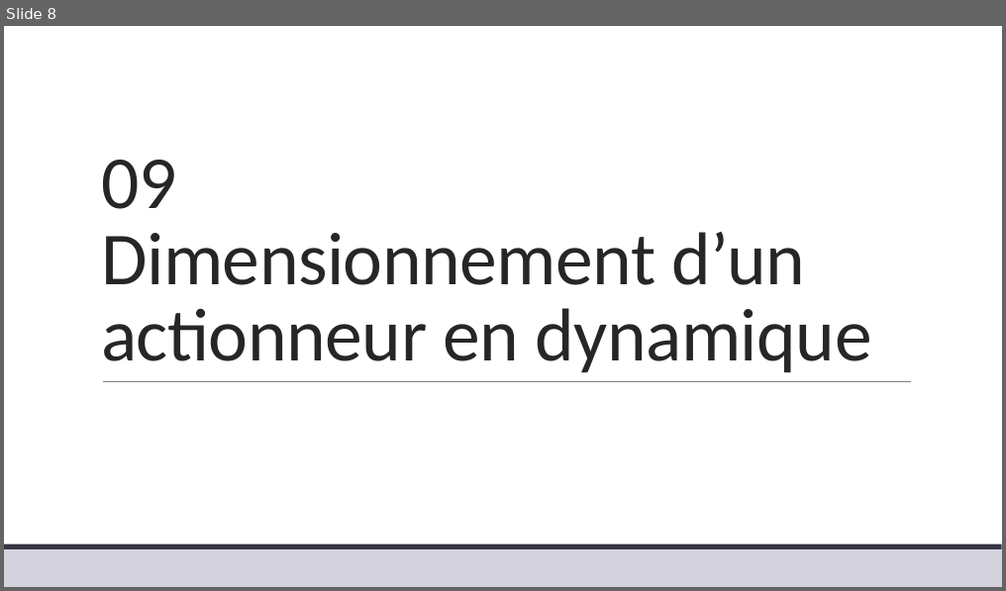
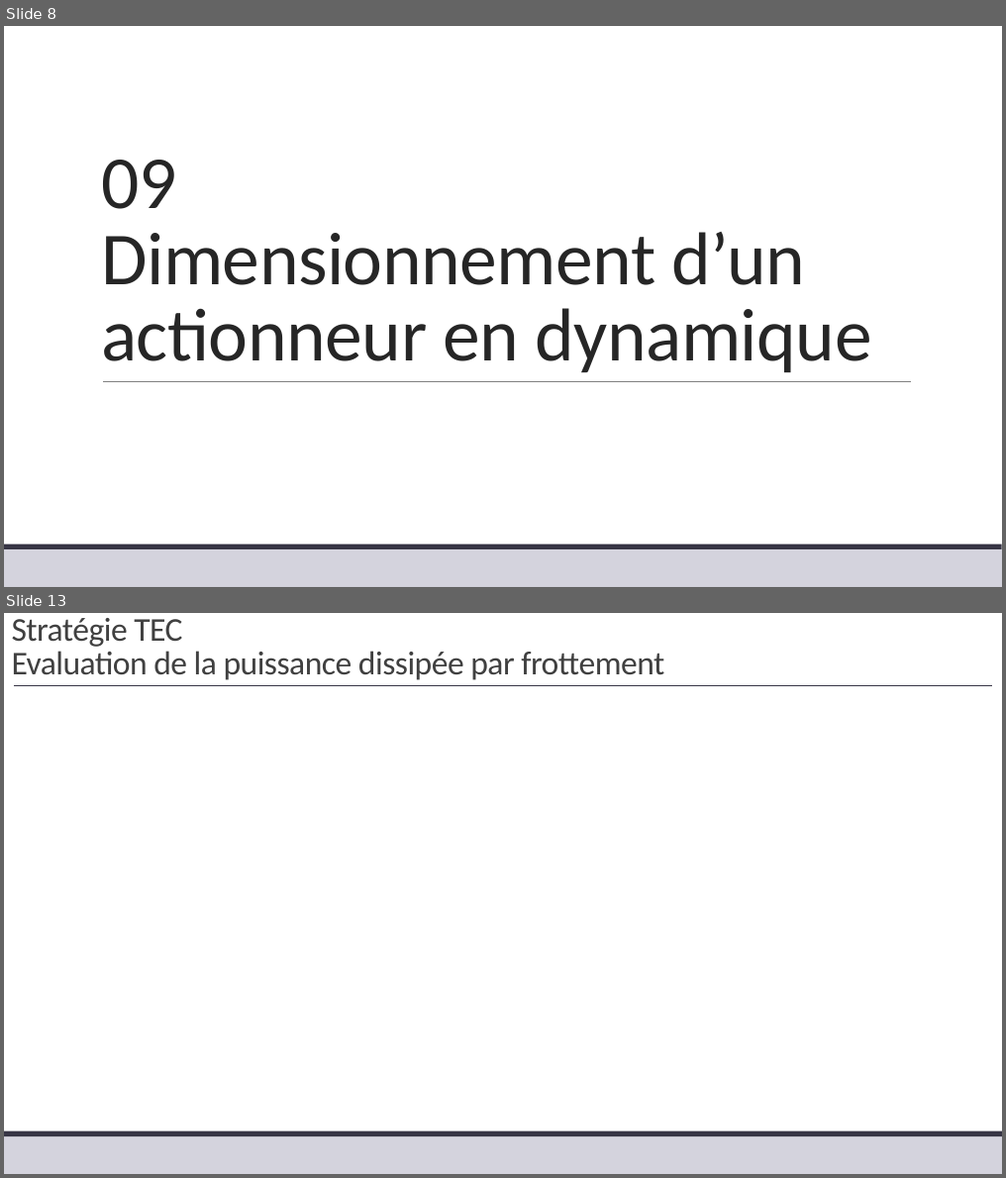
Before and after one commit to xpessoles/TP_Corriges, a slide deck: 04_Comax/04_Comax_Corrige.pptx. Shown one above the other, each under a label of ours: slide 8 before the commit, slides 8 and 13 after it; the slides between them are not shown. The pictures are 1006x591 and 1006x1178 pixels, drawn with LibreOffice and Linux fonts; fonts in the diff are those of the drawing; grey boxes stand for pictures. Boxes give left, top, right and bottom in pixels: in the first picture for what was removed or moved away, otherwise in the second. Text is boxed around its words. In the diff, an @@ line names an element or a change of style, - is before the commit and + after.

```diff
--- a/04_Comax/04_Comax_Corrige.pptx
+++ b/04_Comax/04_Comax_Corrige.pptx
@@ slide 13 added at (x1=4, y1=613, x2=1002, y2=1174), background #FFFFFF; not listed: 2 template elements that a slide beside it also shows @@
@@ title added at (x1=12, y1=618, x2=664, y2=680), 32 pt, text #404040 @@
+Stratégie TEC
+Evaluation de la puissance dissipée par frottement
@@ line added from (14, 685) to (992, 685), #373545 0.5 pt @@
```
Also in this commit, not shown: 2 slides changed, 2 other slides added.
